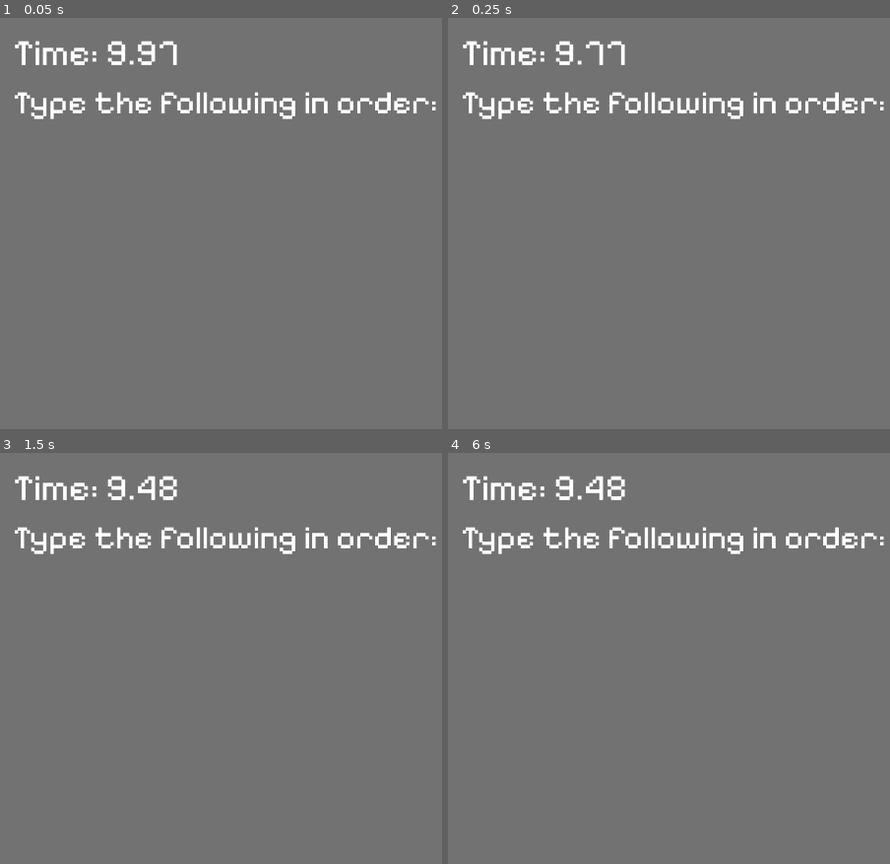
Above: before the commit, frames 1-4 (two rows, left to right).
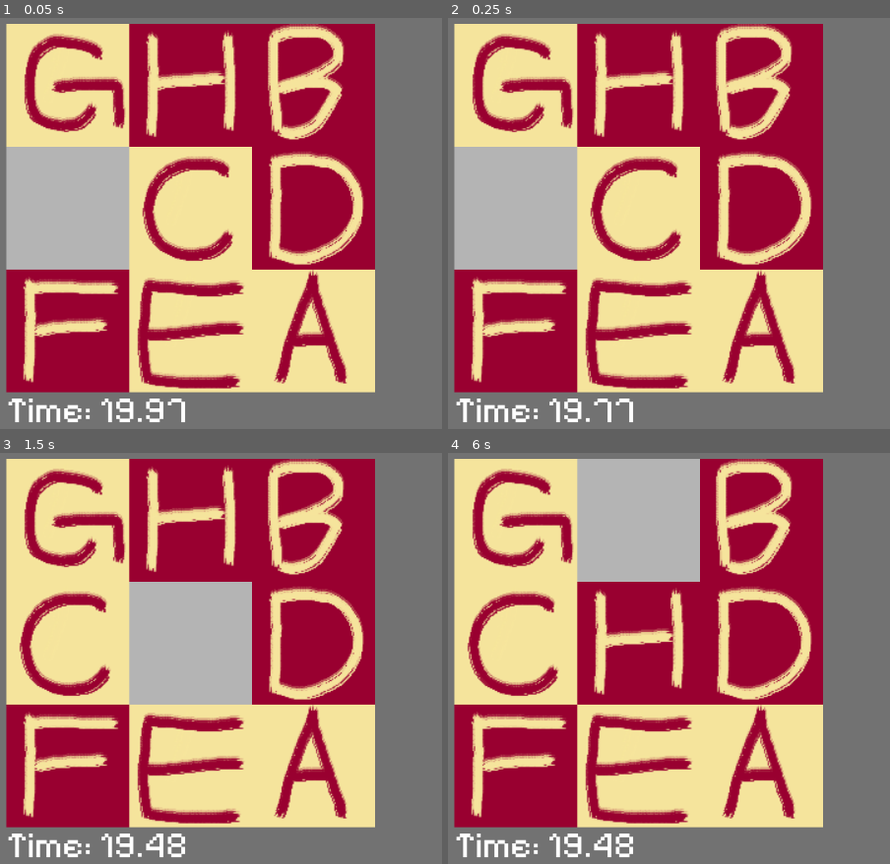
Above: after the commit, the same moments.

Repository: SabrinaRoss/Braincelll-Limited
Game: Godot game, scene res://quicktime_event_test.tscn
The game is run twice, just before and just after one commit, with the same random seed, the same clock (stepped at 60 frames per second) and the same inputs. This scene is started directly instead of the project's main scene.
Inputs (mouse positions are in pixels of both pictures, inside the frame that each line leads up to):
- Up to frame 1 (0.05 s): no input
- Up to frame 2 (0.25 s): no input
- Up to frame 3 (1.5 s): tap Enter at 0.5 s; move the mouse to (outside the picture) at 0.52 s; hold Right (ui_right) 0.53-1.28 s; tap B at 0.6 s; click (outside the picture) at 0.67 s; tap Space at 1.25 s; move the mouse to (216, 687) at 1.27 s; hold Down (ui_down) from 1.28 s (still down); tap C at 1.35 s; click (216, 687) at 1.42 s
- Up to frame 4 (6 s): tap Enter at 2, 3.5 s; move the mouse to (outside the picture) at 2.02 s; release Down (ui_down) at 2.03 s; hold Right (ui_right) 2.03-2.78 s; tap E at 2.1, 5.1 s; click (outside the picture) at 2.17 s; tap Space at 2.75, 4.25 s; move the mouse to (783, 753) at 2.77 s; hold Up (ui_up) 2.78-3.53 s; tap F at 2.85, 5.85 s; click (783, 753) at 2.92 s; move the mouse to (outside the picture) at 3.52 s; hold Left (ui_left) 3.53-5.03 s; tap B at 3.6 s; click (outside the picture) at 3.67 s; move the mouse to (585, 596) at 4.27 s; tap C at 4.35 s; click (585, 596) at 4.42 s; move the mouse to (863, 662) at 5.02 s; hold Down (ui_down) 5.03-5.78 s; click (863, 662) at 5.17 s; move the mouse to (704, 551) at 5.77 s; hold Right (ui_right) from 5.78 s (still down); click (704, 551) at 5.92 s

The runs differ from the first frame. In frame 1, 76% of the frame differs, in the area x 1-99%, y 1-99%; in frame 2, 76%; in frame 3, 76%; in frame 4, 76%.

Commit message:
branch update
- need to check why puzzle isn't working with popup

Diff:
--- a/Scene/QTEnode.tscn
+++ b/Scene/old/QTEnode.tscn
@@ -1,6 +1,6 @@
 [gd_scene load_steps=3 format=3 uid="uid://wg6r5l4veqfg"]
 
-[ext_resource type="Script" path="res://Scene/QTEnode.gd" id="1_ap0qa"]
+[ext_resource type="Script" path="res://Scene/old/QTEnode.gd" id="1_ap0qa"]
 [ext_resource type="Texture2D" uid="uid://b8jik37dylaiv" path="res://Letter_Asset/a.png" id="2_3a7hi"]
 
 [node name="Node2D" type="Node2D"]
--- /dev/null
+++ b/Scene/popup/timer_test.tscn
@@ -0,0 +1,54 @@
+[gd_scene load_steps=4 format=3 uid="uid://bvohefbvr2nd2"]
+
+[ext_resource type="Script" path="res://Scene/old/Popup.gd" id="2_ouj2r"]
+[ext_resource type="PackedScene" uid="uid://3tlvwwr2oxnn" path="res://quicktime_event_test.tscn" id="3_0ryib"]
+
+[sub_resource type="GDScript" id="GDScript_3xl2t"]
+script/source = "extends Node2D
+
+
+# Called when the node enters the scene tree for the first time.
+func _ready():
+	$Timer.start()
+	print($Popup.is_visible())
+
+
+
+# Called every frame. 'delta' is the elapsed time since the previous frame.
+func _process(delta):
+	pass
+
+
+func _on_timer_timeout():
+	if($Timer.is_stopped()):
+		print(\"It's about to pop off!!\")
+
+		$Popup.show()
+		print($Popup.is_visible())
+
+
+
+
+"
+
+[node name="timer_test" type="Node2D"]
+script = SubResource("GDScript_3xl2t")
+
+[node name="Timer" type="Timer" parent="."]
+wait_time = 5.0
+one_shot = true
+
+[node name="Popup" type="Popup" parent="."]
+initial_position = 5
+size = Vector2i(1920, 1080)
+script = ExtResource("2_ouj2r")
+
+[node name="CanvasLayer" parent="Popup" instance=ExtResource("3_0ryib")]
+
+[node name="popup_timer" type="Timer" parent="Popup"]
+wait_time = 5.0
+one_shot = true
+
+[connection signal="timeout" from="Timer" to="." method="_on_timer_timeout"]
+[connection signal="visibility_changed" from="Popup" to="Popup" method="_on_visibility_changed"]
+[connection signal="timeout" from="Popup/popup_timer" to="Popup" method="_on_popup_timer_timeout"]
--- a/Scene/puzzle_shift/puzzle_shift.gd
+++ b/Scene/puzzle_shift/puzzle_shift.gd
@@ -3,6 +3,8 @@
 var tiles = []
 var solved = []
 var mouse = false
+var xc = 300 + 61
+var yc = 300 + 39
 # Called when the node enters the scene tree for the first time.
 func _ready():
 	start_game()
@@ -17,8 +19,8 @@
 		var mouse_copy = mouse.duplicate()
 		#print(mouse.position)
 		mouse = false
-		var rows = int(mouse_copy.position.y/300)
-		var cols = int(mouse_copy.position.x/300)
+		var rows = int(mouse_copy.position.y/yc)
+		var cols = int(mouse_copy.position.x/xc)
 		print(rows, ", ", cols)
 
 		# Uncertain what the following means
@@ -34,8 +36,8 @@
 	for i in range(0, 1000):
 		var tile = randi() % 9
 		if tiles[tile] != $Tile9 and tile != previous and tile != previous1:
-			var rows = int(tiles[tile].position.y / 300)
-			var cols = int(tiles[tile].position.x / 300)
+			var rows = int(tiles[tile].position.y / yc)
+			var cols = int(tiles[tile].position.x / xc)
 			check_neighbors(rows,cols)
 			previous1 = previous
 			previous = tile
@@ -50,30 +52,30 @@
 
 		# Vertical position swap
 		if rows < 2:
-			new_pos.y += 300
+			new_pos.y += yc
 			empty = find_empty(new_pos, pos)
-			new_pos.y -= 300
+			new_pos.y -= yc
 		if rows > 0:
-			new_pos.y -= 300
+			new_pos.y -= yc
 			empty = find_empty(new_pos, pos)
-			new_pos.y += 300
+			new_pos.y += yc
 
 		# Horizontal position swap
 		if cols < 2:
-			new_pos.x += 300
+			new_pos.x += xc
 			empty = find_empty(new_pos, pos)
-			new_pos.x -= 300
+			new_pos.x -= xc
 		if cols > 0:
-			new_pos.x -= 300
+			new_pos.x -= xc
 			empty = find_empty(new_pos, pos)
-			new_pos.x += 300
+			new_pos.x += xc
 
 		done = true
 
 # Finding the empty position in between two tiles
 func find_empty(posit, pos):
-	var new_rows = int(posit.y/300)
-	var new_cols = int(posit.x/300)
+	var new_rows = int(posit.y/yc)
+	var new_cols = int(posit.x/xc)
 	var new_pos = new_rows * 3 + new_cols
 
 	if tiles[new_pos] == $Tile9:
--- a/Scene/timer_test.tscn
+++ /dev/null
@@ -1,41 +0,0 @@
-[gd_scene load_steps=3 format=3 uid="uid://bvohefbvr2nd2"]
-
-[ext_resource type="Script" path="res://Scene/timer_test.gd" id="1_26mhq"]
-[ext_resource type="Script" path="res://Scene/Popup.gd" id="2_08svu"]
-
-[node name="timer_test" type="Node2D"]
-script = ExtResource("1_26mhq")
-
-[node name="Timer" type="Timer" parent="."]
-wait_time = 5.0
-one_shot = true
-
-[node name="Popup" type="Popup" parent="."]
-initial_position = 5
-size = Vector2i(1920, 1080)
-script = ExtResource("2_08svu")
-
-[node name="MarginContainer" type="MarginContainer" parent="Popup"]
-custom_minimum_size = Vector2(1920, 1080)
-anchors_preset = 15
-anchor_right = 1.0
-anchor_bottom = 1.0
-grow_horizontal = 2
-grow_vertical = 2
-tooltip_text = "adsfasdf"
-
-[node name="TextEdit" type="TextEdit" parent="Popup/MarginContainer"]
-layout_mode = 2
-text = "Hello there mother fuckers
-
-
-RAAAAAAAAAAAAAAAA"
-editable = false
-
-[node name="popup_timer" type="Timer" parent="Popup"]
-wait_time = 5.0
-one_shot = true
-
-[connection signal="timeout" from="Timer" to="." method="_on_timer_timeout"]
-[connection signal="visibility_changed" from="Popup" to="Popup" method="_on_visibility_changed"]
-[connection signal="timeout" from="Popup/popup_timer" to="Popup" method="_on_popup_timer_timeout"]
--- a/quicktime_event_test.tscn
+++ b/quicktime_event_test.tscn
@@ -1,7 +1,8 @@
-[gd_scene load_steps=3 format=3 uid="uid://cejrltbq0vlri"]
+[gd_scene load_steps=4 format=3 uid="uid://3tlvwwr2oxnn"]
 
 [ext_resource type="FontFile" uid="uid://brb5mrvcgi5pc" path="res://Fonts/Pixelify_Sans/static/PixelifySans-Regular.ttf" id="1_l5eqf"]
 [ext_resource type="Script" path="res://quicktime_event_test.gd" id="1_nw6ge"]
+[ext_resource type="PackedScene" uid="uid://cj6gq6ytvciuk" path="res://Scene/puzzle_shift/puzzle_shift.tscn" id="2_a8cvo"]
 
 [node name="CanvasLayer" type="CanvasLayer"]
 
@@ -20,15 +21,11 @@
 grow_vertical = 2
 size_flags_horizontal = 4
 size_flags_vertical = 4
-theme_override_constants/margin_left = 16
-theme_override_constants/margin_top = 16
-theme_override_constants/margin_right = 16
-theme_override_constants/margin_bottom = 16
 
 [node name="Label" type="Label" parent="MarginContainer"]
 layout_mode = 2
 size_flags_horizontal = 0
-size_flags_vertical = 0
+size_flags_vertical = 8
 theme_override_fonts/font = ExtResource("1_l5eqf")
 theme_override_font_sizes/font_size = 90
 text = "Time:"
@@ -36,21 +33,15 @@
 [node name="MarginContainer" type="MarginContainer" parent="MarginContainer"]
 custom_minimum_size = Vector2(2.08165e-12, 840)
 layout_mode = 2
-size_flags_vertical = 8
 
-[node name="Label" type="Label" parent="MarginContainer/MarginContainer"]
-layout_mode = 2
-size_flags_vertical = 0
-theme_override_fonts/font = ExtResource("1_l5eqf")
-theme_override_font_sizes/font_size = 80
-text = "Type the following in order:"
+[node name="PuzzleShift" parent="MarginContainer/MarginContainer" instance=ExtResource("2_a8cvo")]
 
 [node name="Quicktime Event Test" type="Node2D" parent="MarginContainer/MarginContainer"]
 position = Vector2(33, 10)
 script = ExtResource("1_nw6ge")
 
 [node name="Timer" type="Timer" parent="MarginContainer/MarginContainer/Quicktime Event Test"]
-wait_time = 10.0
+wait_time = 20.0
 one_shot = true
 
 [connection signal="timeout" from="MarginContainer/MarginContainer/Quicktime Event Test/Timer" to="MarginContainer/MarginContainer/Quicktime Event Test" method="_qte_timeout"]
Renamed: Scene/Popup.gd -> Scene/old/Popup.gd
Renamed: Scene/QTEnode.gd -> Scene/old/QTEnode.gd
Renamed: Scene/qte.gd -> Scene/old/qte.gd
Renamed: Scene/timer_test.gd -> Scene/popup/timer_test.gd
